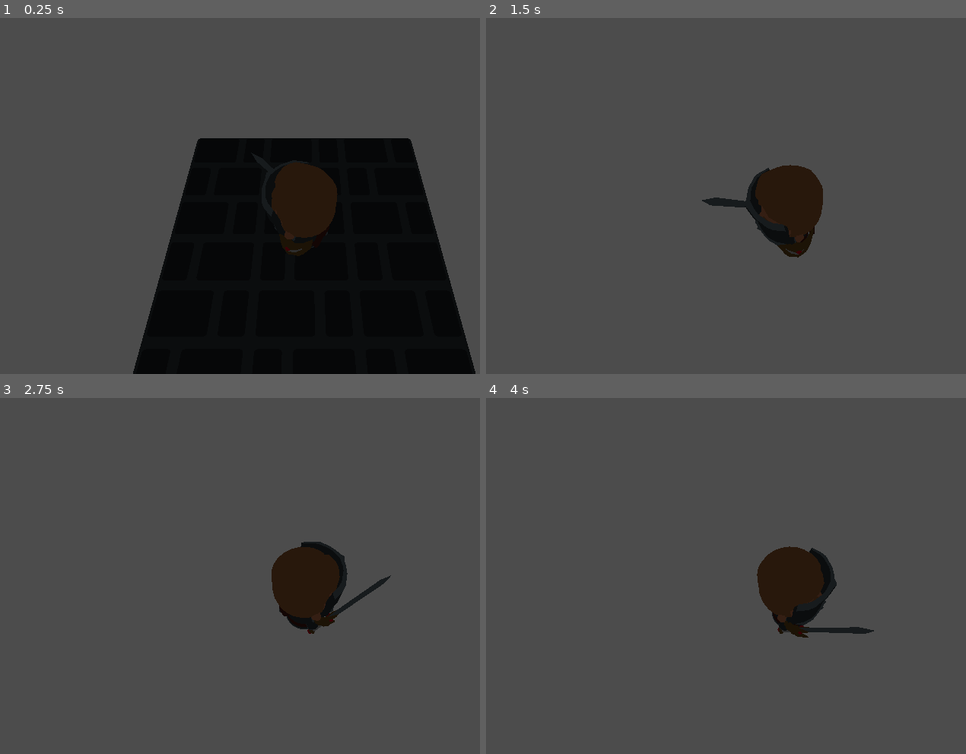
Above: before the commit, frames 1-4 (two rows, left to right).
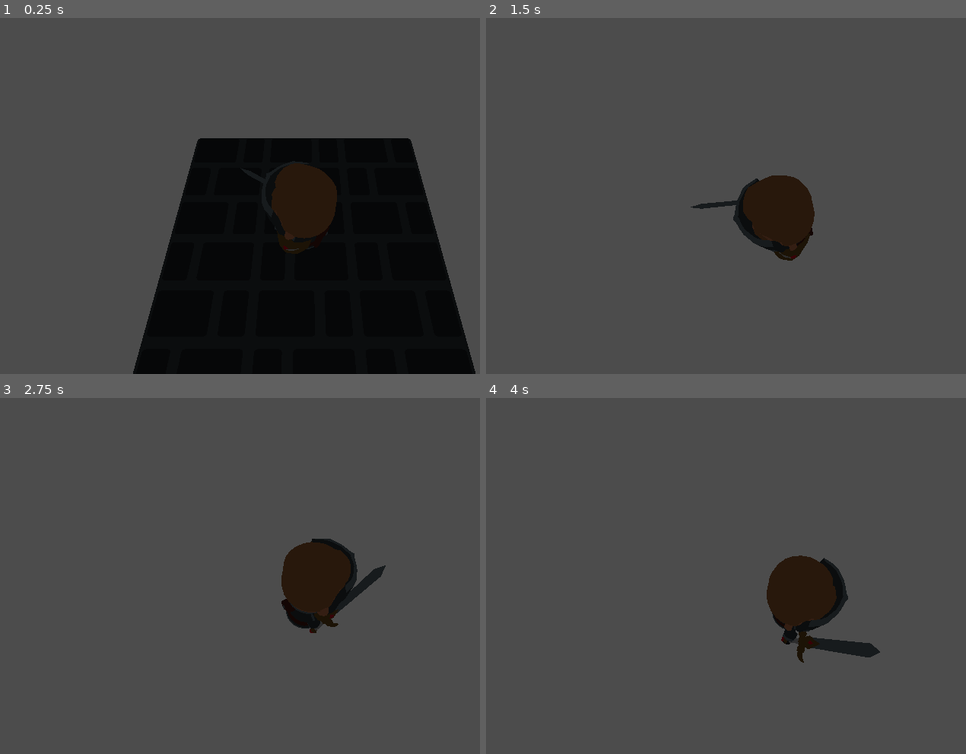
Above: after the commit, the same moments.

Repository: the-alex-g/NaGaDeMon2021
Game: Godot game, scene res://Level/Level.tscn
Two runs of this game, one before a commit and one after it. Both use one fixed random seed, a clock stepped at 60 frames per second and the inputs below.
Inputs (mouse positions are in pixels of both pictures, inside the frame that each line leads up to):
- Up to frame 1 (0.25 s): no input
- Up to frame 2 (1.5 s): tap Enter at 0.5 s; move the mouse to (922, 178) at 0.52 s; hold D (right) 0.53-1.28 s; tap Space (Attack, bound only after the commit) at 0.6, 1.35 s; move the mouse to (668, 213) at 1.27 s; hold S (backward) from 1.28 s (still down)
- Up to frame 3 (2.75 s): move the mouse to (364, 497) at 2.02 s; release S (backward) at 2.03 s; hold D (right) from 2.03 s (still down); tap Space (Attack, bound only after the commit) at 2.1 s
- Up to frame 4 (4 s): move the mouse to (759, 647) at 2.77 s; release D (right) at 2.78 s; hold W (forward) 2.78-3.53 s; tap Space (Attack, bound only after the commit) at 2.85, 3.6 s; move the mouse to (outside the picture) at 3.52 s; hold A (left) from 3.53 s (still down)

The runs differ from the first frame. In frame 1, less than 0.1% of the frame differs, in the area x 56-71%, y 41-66%; in frame 2, 1.7%; in frame 3, 1.6%; in frame 4, 2.4%, in the area x 56-83%, y 41-75%.

Commit message:
Add some animations

Diff:
--- a/project/Player/Player.gd
+++ b/project/Player/Player.gd
@@ -13,8 +13,16 @@
 
 # variables
 var _ignore
+var _attacking := false
+var _is_moving := false
 
 # onready variables
+onready var _animations := $AnimationTree
+onready var _attack_timer := $AttackTimer
+
+
+func _ready()->void:
+	_attack_timer.wait_time = $AnimationPlayer.get_animation("Swing").length
 
 
 func _physics_process(delta)->void:
@@ -27,6 +35,17 @@
 		velocity.y -= 1
 	if Input.is_action_pressed("forward"):
 		velocity.y += 1
+	if Input.is_action_just_pressed("Attack") and not _attacking:
+		_attacking = true
+		_animations.set("parameters/SwingReset/seek_position", 0)
+		_attack_timer.start()
+
+	if velocity != Vector2.ZERO:
+		_is_moving = true
+	else:
+		_is_moving = false
+
+	_set_animation()
 
 	velocity *= speed*delta
 	velocity = velocity.normalized()
@@ -34,3 +53,18 @@
 	var mouse_position := get_viewport().get_mouse_position()-SCREEN_SIZE/2
 	var position_to_look_at := Vector3(mouse_position.x, 0, mouse_position.y)
 	look_at(position_to_look_at, Vector3.UP)
+
+
+func _set_animation()->void:
+	if _is_moving:
+		_animations.set("parameters/Movement/add_amount", 1)
+	else:
+		_animations.set("parameters/Movement/add_amount", 0)
+	if _attacking:
+		_animations.set("parameters/Final/add_amount", 1)
+	else:
+		_animations.set("parameters/Final/add_amount", 0)
+
+
+func _on_AttackTimer_timeout()->void:
+	_attacking = false
--- a/project/Player/Player.tscn
+++ b/project/Player/Player.tscn
@@ -13,10 +13,277 @@
 [sub_resource type="CylinderShape" id=1]
 radius = 0.58094
 
+[sub_resource type="Animation" id=3]
+resource_name = "Idle"
+loop = true
+tracks/0/type = "value"
+tracks/0/path = NodePath("Body/Head:translation")
+tracks/0/interp = 1
+tracks/0/loop_wrap = true
+tracks/0/imported = false
+tracks/0/enabled = true
+tracks/0/keys = {
+"times": PoolRealArray( 0, 0.5 ),
+"transitions": PoolRealArray( 1, 1 ),
+"update": 0,
+"values": [ Vector3( 0, -0.0455028, 0 ), Vector3( 0, 0, 0 ) ]
+}
+tracks/1/type = "value"
+tracks/1/path = NodePath("Body/LeftArm:translation")
+tracks/1/interp = 1
+tracks/1/loop_wrap = true
+tracks/1/imported = false
+tracks/1/enabled = true
+tracks/1/keys = {
+"times": PoolRealArray( 0, 0.5 ),
+"transitions": PoolRealArray( 0.5, 1 ),
+"update": 0,
+"values": [ Vector3( 0, 0.049341, 0 ), Vector3( 0, 0, 0 ) ]
+}
+tracks/2/type = "value"
+tracks/2/path = NodePath("Body/RightArm:translation")
+tracks/2/interp = 1
+tracks/2/loop_wrap = true
+tracks/2/imported = false
+tracks/2/enabled = true
+tracks/2/keys = {
+"times": PoolRealArray( 0, 0.5 ),
+"transitions": PoolRealArray( 0.5, 1 ),
+"update": 0,
+"values": [ Vector3( 0, 0.049, 0 ), Vector3( 0, 0, 0 ) ]
+}
+tracks/3/type = "value"
+tracks/3/path = NodePath("Body/LeftArm:rotation_degrees")
+tracks/3/interp = 1
+tracks/3/loop_wrap = true
+tracks/3/imported = false
+tracks/3/enabled = true
+tracks/3/keys = {
+"times": PoolRealArray( 0 ),
+"transitions": PoolRealArray( 1 ),
+"update": 0,
+"values": [ Vector3( 0, 0, 0 ) ]
+}
+tracks/4/type = "value"
+tracks/4/path = NodePath("Body/RightArm:rotation_degrees")
+tracks/4/interp = 1
+tracks/4/loop_wrap = true
+tracks/4/imported = false
+tracks/4/enabled = true
+tracks/4/keys = {
+"times": PoolRealArray( 0 ),
+"transitions": PoolRealArray( 1 ),
+"update": 0,
+"values": [ Vector3( 0, 0, 0 ) ]
+}
+tracks/5/type = "value"
+tracks/5/path = NodePath("Body:rotation_degrees")
+tracks/5/interp = 1
+tracks/5/loop_wrap = true
+tracks/5/imported = false
+tracks/5/enabled = true
+tracks/5/keys = {
+"times": PoolRealArray( 0 ),
+"transitions": PoolRealArray( 1 ),
+"update": 0,
+"values": [ Vector3( 0, 0, 0 ) ]
+}
+
+[sub_resource type="Animation" id=4]
+resource_name = "Run"
+loop = true
+tracks/0/type = "value"
+tracks/0/path = NodePath("Body/RightArm:rotation_degrees")
+tracks/0/interp = 1
+tracks/0/loop_wrap = true
+tracks/0/imported = false
+tracks/0/enabled = true
+tracks/0/keys = {
+"times": PoolRealArray( 0, 0.5 ),
+"transitions": PoolRealArray( 1, 1 ),
+"update": 0,
+"values": [ Vector3( -35.913, 0, 0 ), Vector3( 22.146, 0, 0 ) ]
+}
+tracks/1/type = "value"
+tracks/1/path = NodePath("Body/RightArm:translation")
+tracks/1/interp = 1
+tracks/1/loop_wrap = true
+tracks/1/imported = false
+tracks/1/enabled = true
+tracks/1/keys = {
+"times": PoolRealArray( 0, 0.5 ),
+"transitions": PoolRealArray( 1, 1 ),
+"update": 0,
+"values": [ Vector3( 0, 0.0178423, 0.261251 ), Vector3( 0, -0.0168189, -0.246266 ) ]
+}
+tracks/2/type = "value"
+tracks/2/path = NodePath("Body/LeftArm:rotation_degrees")
+tracks/2/interp = 1
+tracks/2/loop_wrap = true
+tracks/2/imported = false
+tracks/2/enabled = true
+tracks/2/keys = {
+"times": PoolRealArray( 0, 0.5 ),
+"transitions": PoolRealArray( 1, 1 ),
+"update": 0,
+"values": [ Vector3( -11.5518, -0.409376, 0.0539302 ), Vector3( 5.85415, -1.01115, -0.161291 ) ]
+}
+tracks/3/type = "value"
+tracks/3/path = NodePath("Body/LeftArm:translation")
+tracks/3/interp = 1
+tracks/3/loop_wrap = true
+tracks/3/imported = false
+tracks/3/enabled = true
+tracks/3/keys = {
+"times": PoolRealArray( 0, 0.5 ),
+"transitions": PoolRealArray( 1, 1 ),
+"update": 0,
+"values": [ Vector3( -0.000149223, 0.0571829, 0.114829 ), Vector3( -0.00072617, 0.0406614, -0.12723 ) ]
+}
+tracks/4/type = "value"
+tracks/4/path = NodePath("Body/LeftArm/Shield:rotation_degrees")
+tracks/4/interp = 1
+tracks/4/loop_wrap = true
+tracks/4/imported = false
+tracks/4/enabled = true
+tracks/4/keys = {
+"times": PoolRealArray( 0 ),
+"transitions": PoolRealArray( 1 ),
+"update": 0,
+"values": [ Vector3( -0.011484, 89.8393, -4.62318 ) ]
+}
+tracks/5/type = "value"
+tracks/5/path = NodePath("Body/LeftArm/Shield:translation")
+tracks/5/interp = 1
+tracks/5/loop_wrap = true
+tracks/5/imported = false
+tracks/5/enabled = true
+tracks/5/keys = {
+"times": PoolRealArray( 0 ),
+"transitions": PoolRealArray( 1 ),
+"update": 0,
+"values": [ Vector3( 0.439465, 0.364994, 0.0496406 ) ]
+}
+tracks/6/type = "value"
+tracks/6/path = NodePath("Body/Head:translation")
+tracks/6/interp = 1
+tracks/6/loop_wrap = true
+tracks/6/imported = false
+tracks/6/enabled = true
+tracks/6/keys = {
+"times": PoolRealArray( 0 ),
+"transitions": PoolRealArray( 1 ),
+"update": 0,
+"values": [ Vector3( 0, 0, 0 ) ]
+}
+tracks/7/type = "value"
+tracks/7/path = NodePath("Body:rotation_degrees")
+tracks/7/interp = 1
+tracks/7/loop_wrap = true
+tracks/7/imported = false
+tracks/7/enabled = true
+tracks/7/keys = {
+"times": PoolRealArray( 0, 0.5 ),
+"transitions": PoolRealArray( 1, 1 ),
+"update": 0,
+"values": [ Vector3( 8.12, 0, -6.768 ), Vector3( 8.12, 0, 6.768 ) ]
+}
+
+[sub_resource type="Animation" id=5]
+resource_name = "Swing"
+length = 0.6
+tracks/0/type = "value"
+tracks/0/path = NodePath("Body/RightArm:translation")
+tracks/0/interp = 1
+tracks/0/loop_wrap = true
+tracks/0/imported = false
+tracks/0/enabled = true
+tracks/0/keys = {
+"times": PoolRealArray( 0.1, 0.2, 0.3, 0.4, 0.6 ),
+"transitions": PoolRealArray( 1, 1, 1, 1, 1 ),
+"update": 0,
+"values": [ Vector3( -0.303384, 0.0067978, 1.79122e-11 ), Vector3( -0.499863, 0.0112002, 5.19971e-12 ), Vector3( -0.299439, 0.0178264, -0.445902 ), Vector3( -0.761523, 0.0726805, -0.134085 ), Vector3( 0, 0, 0 ) ]
+}
+tracks/1/type = "value"
+tracks/1/path = NodePath("Body/RightArm:rotation_degrees")
+tracks/1/interp = 1
+tracks/1/loop_wrap = true
+tracks/1/imported = false
+tracks/1/enabled = true
+tracks/1/keys = {
+"times": PoolRealArray( 0.1, 0.2, 0.3, 0.4, 0.6 ),
+"transitions": PoolRealArray( 1, 1, 1, 1, 1 ),
+"update": 0,
+"values": [ Vector3( -0.903332, -3.55706, -25.9232 ), Vector3( -1.82658, -4.97245, -37.7532 ), Vector3( 38.3301, -33.9025, -36.817 ), Vector3( 40.7741, 41.4082, -50.8386 ), Vector3( 0, 0, 0 ) ]
+}
+tracks/2/type = "value"
+tracks/2/path = NodePath("Body/RightArm/Weapon:translation")
+tracks/2/interp = 1
+tracks/2/loop_wrap = true
+tracks/2/imported = false
+tracks/2/enabled = true
+tracks/2/keys = {
+"times": PoolRealArray( 0.1, 0.2, 0.3, 0.4, 0.6 ),
+"transitions": PoolRealArray( 1, 1, 1, 1, 1 ),
+"update": 0,
+"values": [ Vector3( -0.46109, 0.283041, 0.0555555 ), Vector3( -0.46109, 0.283041, 0.0555552 ), Vector3( -0.46109, 0.283041, 0.0555552 ), Vector3( -0.46109, 0.283041, 0.0555555 ), Vector3( -0.46109, 0.283041, 0.0555555 ) ]
+}
+tracks/3/type = "value"
+tracks/3/path = NodePath("Body/RightArm/Weapon:rotation_degrees")
+tracks/3/interp = 1
+tracks/3/loop_wrap = true
+tracks/3/imported = false
+tracks/3/enabled = true
+tracks/3/keys = {
+"times": PoolRealArray( 0.1, 0.2, 0.3, 0.4, 0.6 ),
+"transitions": PoolRealArray( 1, 1, 1, 1, 1 ),
+"update": 0,
+"values": [ Vector3( 0.866325, 88.7859, 71.0192 ), Vector3( -3.85706, 45.4141, 77.6984 ), Vector3( 15.3596, 50.6431, 85.6011 ), Vector3( 22.4177, 45.1415, 61.3844 ), Vector3( 22.418, 90, 61.384 ) ]
+}
+
+[sub_resource type="AnimationNodeAnimation" id=7]
+animation = "Run"
+
+[sub_resource type="AnimationNodeAnimation" id=8]
+animation = "Swing"
+
+[sub_resource type="AnimationNodeAnimation" id=9]
+animation = "Run"
+
+[sub_resource type="AnimationNodeAnimation" id=10]
+animation = "Idle"
+
+[sub_resource type="AnimationNodeAdd2" id=6]
+
+[sub_resource type="AnimationNodeAdd2" id=11]
+
+[sub_resource type="AnimationNodeAdd2" id=12]
+
+[sub_resource type="AnimationNodeTimeSeek" id=13]
+
 [sub_resource type="AnimationNodeBlendTree" id=2]
-graph_offset = Vector2( 0, 103.5 )
+graph_offset = Vector2( -625.433, 196.5 )
+nodes/Animation/node = SubResource( 10 )
+nodes/Animation/position = Vector2( -420, -20 )
+"nodes/Animation 2/node" = SubResource( 7 )
+"nodes/Animation 2/position" = Vector2( -420, 100 )
+"nodes/Animation 3/node" = SubResource( 8 )
+"nodes/Animation 3/position" = Vector2( -580, 220 )
+"nodes/Animation 4/node" = SubResource( 9 )
+"nodes/Animation 4/position" = Vector2( -420, 380 )
+nodes/Attack/node = SubResource( 6 )
+nodes/Attack/position = Vector2( -200, 280 )
+nodes/Final/node = SubResource( 11 )
+nodes/Final/position = Vector2( 138.567, 108.75 )
+nodes/Movement/node = SubResource( 12 )
+nodes/Movement/position = Vector2( -200, 0 )
+nodes/SwingReset/node = SubResource( 13 )
+nodes/SwingReset/position = Vector2( -380, 220 )
+nodes/output/position = Vector2( 340, 100 )
+node_connections = [ "output", 0, "Final", "Final", 0, "Movement", "Final", 1, "Attack", "Movement", 0, "Animation", "Movement", 1, "Animation 2", "SwingReset", 0, "Animation 3", "Attack", 0, "SwingReset", "Attack", 1, "Animation 4" ]
 
 [node name="Player" type="KinematicBody"]
+transform = Transform( 1, 0, 0, 0, 1, 0, 0, 0, 1, 0, 0, 0 )
 script = ExtResource( 9 )
 
 [node name="CollisionShape" type="CollisionShape" parent="."]
@@ -24,6 +291,7 @@
 shape = SubResource( 1 )
 
 [node name="Body" type="MeshInstance" parent="."]
+transform = Transform( 1, 0, 0, 0, 1, 0, 0, 0, 1, 0, 0, 0 )
 mesh = ExtResource( 7 )
 material/0 = null
 material/1 = null
@@ -39,13 +307,14 @@
 material/1 = null
 
 [node name="RightArm" type="MeshInstance" parent="Body"]
+transform = Transform( 0.999999, 0, 0, 0, 1, 0, 0, 0, 0.999998, 0, 0, 0 )
 mesh = ExtResource( 4 )
 material/0 = null
 material/1 = null
 material/2 = null
 
 [node name="Weapon" type="MeshInstance" parent="Body/RightArm"]
-transform = Transform( -4.37053e-08, 7.27017e-10, 1, 0.8271, 0.562054, 3.57401e-08, -0.562054, 0.8271, -2.51661e-08, -0.46109, 0.283041, 0.0555552 )
+transform = Transform( 0.334776, 0.182648, 0.924425, 0.811505, 0.442743, -0.38136, -0.478936, 0.877851, -4.04079e-08, -0.46109, 0.283041, 0.0555555 )
 mesh = ExtResource( 5 )
 material/0 = null
 material/1 = null
@@ -53,19 +322,21 @@
 material/3 = null
 
 [node name="LeftArm" type="MeshInstance" parent="Body"]
+transform = Transform( 1, 0, 0, 0, 1, 0, 0, 0, 1, 0, 0.0362633, 0 )
 mesh = ExtResource( 2 )
 material/0 = null
 material/1 = null
 material/2 = null
 
 [node name="Shield" type="MeshInstance" parent="Body/LeftArm"]
-transform = Transform( -4.37114e-08, 0, 1, 0, 1, 0, -1, 0, -4.37114e-08, 0.439183, 0.371568, 0.000667691 )
+transform = Transform( 0.00281221, 2.6323e-05, 0.999996, -0.0806021, 0.996746, 0.000200434, -0.996742, -0.0806024, 0.00280518, 0.439465, 0.364994, 0.0496406 )
 mesh = ExtResource( 6 )
 material/0 = null
 material/1 = null
 material/2 = null
 
 [node name="Head" type="MeshInstance" parent="Body"]
+transform = Transform( 1, 0, 0, 0, 1, 0, 0, 0, 1, 0, -0.0334424, 0 )
 mesh = ExtResource( 3 )
 material/0 = null
 material/1 = null
@@ -77,7 +348,19 @@
 material/1 = null
 
 [node name="AnimationPlayer" type="AnimationPlayer" parent="."]
+anims/Idle = SubResource( 3 )
+anims/Run = SubResource( 4 )
+anims/Swing = SubResource( 5 )
 
 [node name="AnimationTree" type="AnimationTree" parent="."]
 tree_root = SubResource( 2 )
 anim_player = NodePath("../AnimationPlayer")
+active = true
+parameters/Attack/add_amount = 0.0
+parameters/Final/add_amount = 1.0
+parameters/Movement/add_amount = 0.0
+parameters/SwingReset/seek_position = -1.0
+
+[node name="AttackTimer" type="Timer" parent="."]
+
+[connection signal="timeout" from="AttackTimer" to="." method="_on_AttackTimer_timeout"]
--- a/project/project.godot
+++ b/project/project.godot
@@ -59,6 +59,12 @@
 , Object(InputEventKey,"resource_local_to_scene":false,"resource_name":"","device":0,"alt":false,"shift":false,"control":false,"meta":false,"command":false,"pressed":false,"scancode":16777234,"unicode":0,"echo":false,"script":null)
  ]
 }
+Attack={
+"deadzone": 0.5,
+"events": [ Object(InputEventKey,"resource_local_to_scene":false,"resource_name":"","device":0,"alt":false,"shift":false,"control":false,"meta":false,"command":false,"pressed":false,"scancode":32,"unicode":0,"echo":false,"script":null)
+, Object(InputEventMouseButton,"resource_local_to_scene":false,"resource_name":"","device":0,"alt":false,"shift":false,"control":false,"meta":false,"command":false,"button_mask":0,"position":Vector2( 0, 0 ),"global_position":Vector2( 0, 0 ),"factor":1.0,"button_index":1,"pressed":false,"doubleclick":false,"script":null)
+ ]
+}
 
 [rendering]
 
Not shown: 1 places in project/Player/Player.tscn that only renumber resources
